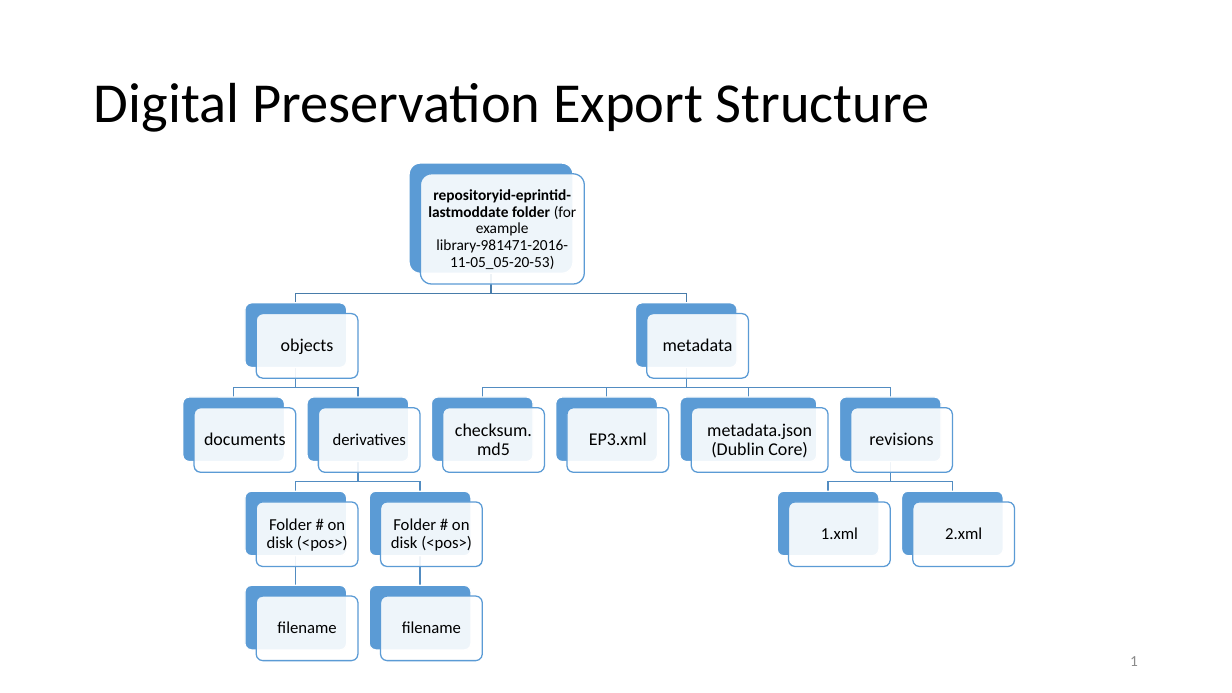
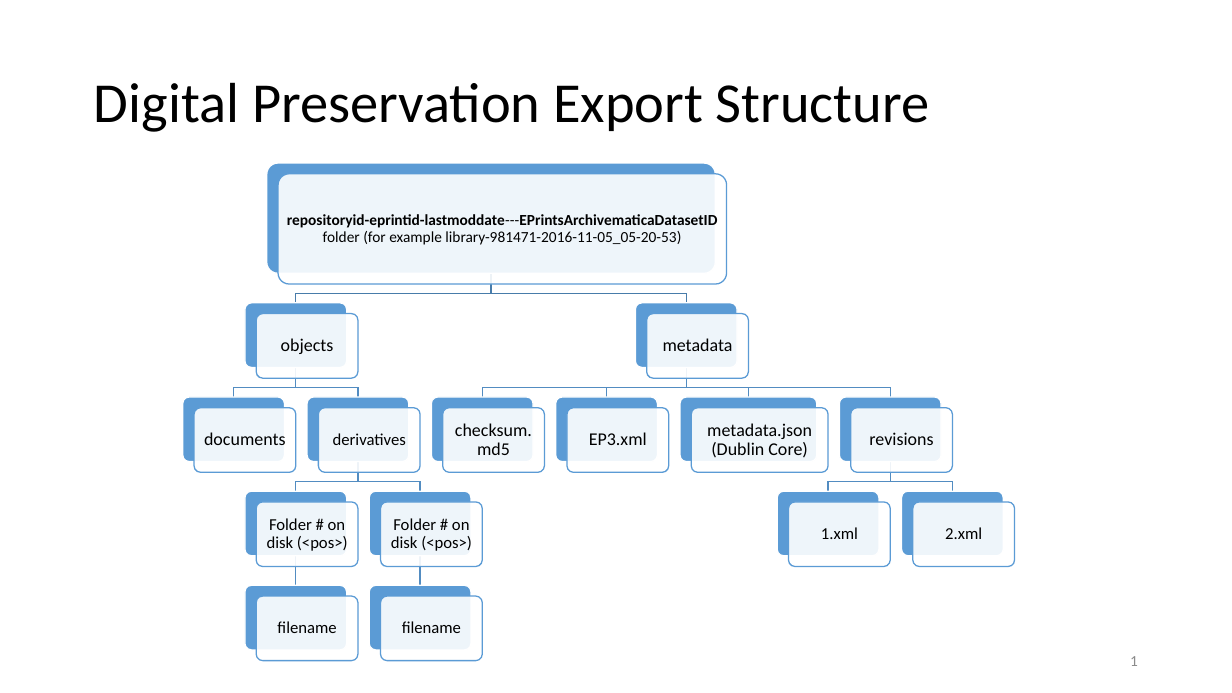
Before and after one commit to eprintsug/EPrintsArchivematica, a slide deck: slide 1 of EPrintsArchivematicaExportStructure-v2.pptx. Drawn at 1232x693 pixels with LibreOffice and Linux fonts; fonts in the diff are those of the drawing. Boxes give left, top, right and bottom in pixels: in the first picture for what was removed or moved away, otherwise in the second. Text is boxed around its words. In the diff, an @@ line names an element or a change of style, - is before the commit and + after.

Commit message:
- adding ---EPrintsArchivematicaDatasetID to the export folder name, so that AM can make the callback later with this ID and we can track, inside EPrints, the corresponding UUID of the AIP in the AM Storage Service.

```diff
--- a/EPrintsArchivematicaExportStructure-v2.pptx
+++ b/EPrintsArchivematicaExportStructure-v2.pptx
@@ rounded rectangle: place and size @@
-rounded rectangle at (409,163,573,273)
+rounded rectangle at (267,163,715,273)
@@ rounded rectangle: place and size @@
-rounded rectangle at (421,174,584,284)
+rounded rectangle at (278,174,726,284)
@@ text at (287,214,718,245): text changed; bold on @@
-repositoryid-eprintid-lastmoddate folder (for example library-981471-2016-11-05_05-20-53)
+repositoryid-eprintid-lastmoddate---EPrintsArchivematicaDatasetID folder (for example library-981471-2016-11-05_05-20-53)
```
Also in this commit, not shown: 1 other file.
